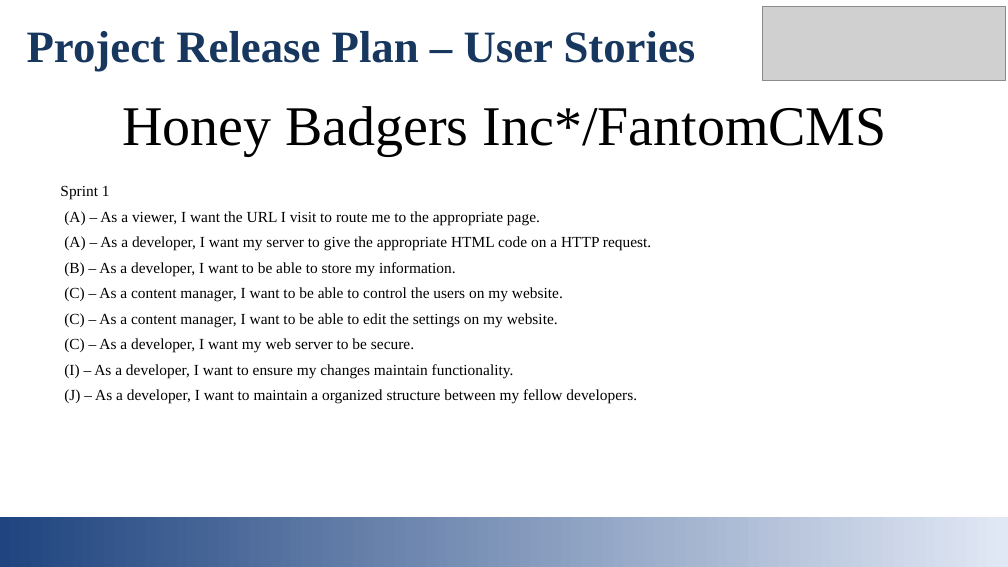
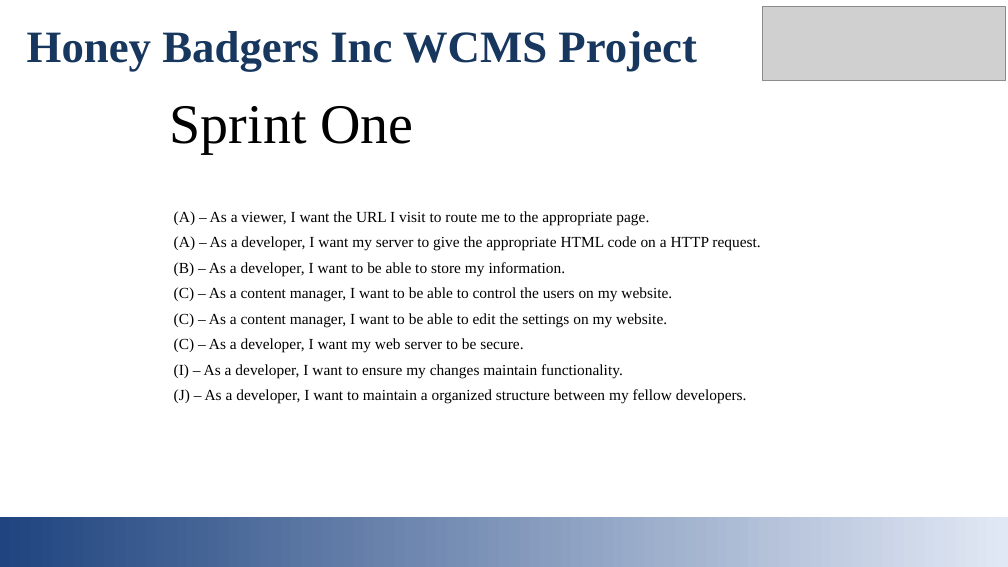
Before and after one commit to jcriquet/FantomCMS, a slide deck: slide 3 of doc/Initial_Presentation.pptx. Drawn at 1008x567 pixels with LibreOffice and Linux fonts; fonts in the diff are those of the drawing; grey boxes stand for pictures. Boxes give left, top, right and bottom in pixels: in the first picture for what was removed or moved away, otherwise in the second. Text is boxed around its words. In the diff, an @@ line names an element or a change of style, - is before the commit and + after.

Commit message:
Added Josh's changes to Powerpoint and cleaned up Release Plan. Added a PDF since just having an ODT was causing issues.

```diff
--- a/doc/Initial_Presentation.pptx
+++ b/doc/Initial_Presentation.pptx
@@ text at box(27, 31, 696, 71): text changed @@
-Project Release Plan – User Stories
+Honey Badgers Inc WCMS Project
@@ text at box(170, 106, 414, 153): text changed @@
-Honey Badgers Inc*/FantomCMS
+Sprint One
@@ text "(A) – As a viewer, ...": place and size @@
-text "(A) – As a viewer, ..." at box(60, 185, 651, 404)
+text "(A) – As a viewer, ..." at box(174, 211, 760, 404)
@@ text at box(60, 185, 110, 200): paragraph removed @@
-Sprint 1
```
Also in this commit, not shown: 4 other slides changed, 1 slide added, 1 slide removed, 2 other files.
